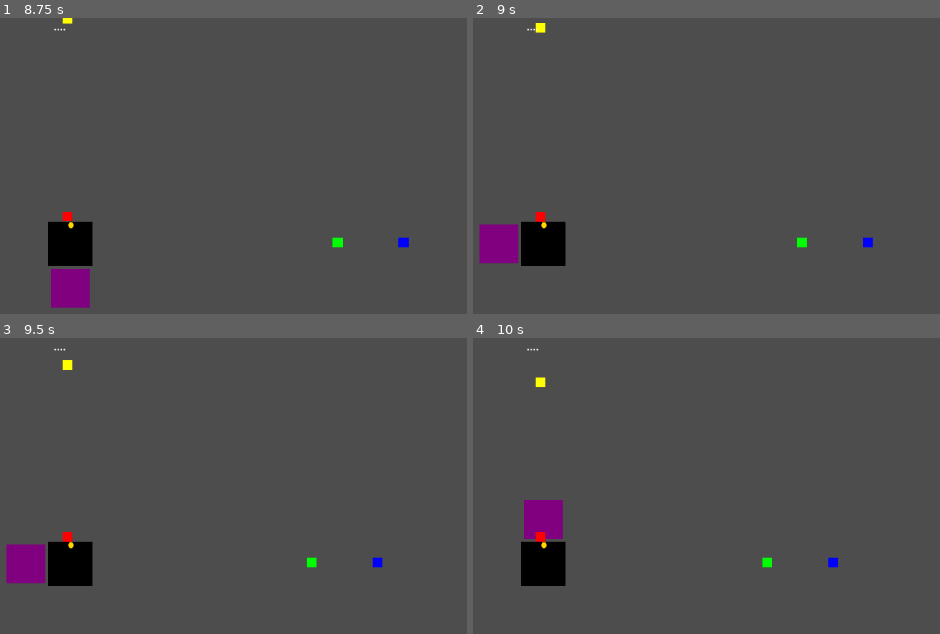
Above: before the commit, frames 1-4 (two rows, left to right).
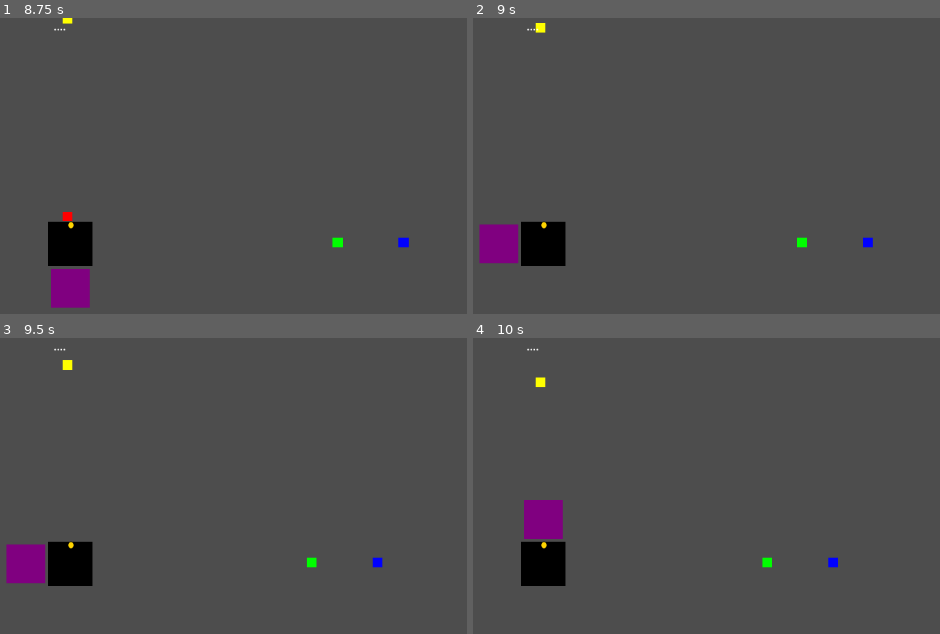
Above: after the commit, the same moments.

Repository: itsjoacor/Boss_Unq
Game: Godot game, scene res://Main.tscn
Two runs of this game, one before a commit and one after it. Both use one fixed random seed, a clock stepped at 60 frames per second and the inputs below.
Inputs:
- Up to frame 1 (8.75 s): tap Enter at 0.5, 2, 3.5 s; hold D (right) 0.53-1.28 s; tap B (attack_blue) at 0.6, 3.6, 6.6 s; tap Space at 1.25, 2.75, 4.25 s; hold S (down) 1.28-2.03 s; tap G (attack_green) at 1.35, 4.35, 7.35 s; hold D (right) 2.03-2.78 s; tap R (attack_red) at 2.1, 5.1, 8.1 s; hold W (up) 2.78-3.53 s; tap Y (attack_yellow) at 2.85, 5.85 s; hold A (left) 3.53-5.03 s; hold S (down) 5.03-5.78 s; hold D (right) 5.78-6.53 s; hold W (up) 6.53-7.28 s; hold D (right) 7.28-8.03 s; hold S (down) from 8.03 s (still down)
- Up to frame 2 (9 s): release S (down) at 8.78 s; hold A (left) from 8.78 s (still down); tap Y (attack_yellow) at 8.85 s
- Up to frame 3 (9.5 s): keep holding A (left)
- Up to frame 4 (10 s): release A (left) at 9.53 s; hold W (up) from 9.53 s (still down); tap B (attack_blue) at 9.6 s

Frame 1 is identical in both runs. In frame 2, less than 0.1% of the frame differs, in the area x 13-16%, y 65-69%; in frame 3, less than 0.1%; in frame 4, less than 0.1%.

Commit message:
Collide - queue_free()

Diff:
--- a/Enemy/Enemy.gd
+++ b/Enemy/Enemy.gd
@@ -38,24 +38,25 @@
 			position.y = get_viewport_rect().size.y / 2
 
 func _physics_process(delta):
-	var movement = Vector2.ZERO
-
+	var velocity = Vector2.ZERO
 	match move_direction:
 		DIRECTION.UP:
-			movement.y = -speed * delta
+			velocity.y = -1
+		DIRECTION.DOWN:
+			velocity.y = 1
+		DIRECTION.LEFT:
+			velocity.x = -1
 		DIRECTION.RIGHT:
-			movement.x = speed * delta
-		DIRECTION.DOWN:
-			movement.y = speed * delta
-		DIRECTION.LEFT:
-			movement.x = -speed * delta
+			velocity.x = 1
 
-	move_and_collide(movement)
+	velocity = velocity.normalized() * speed
+	var collision = move_and_collide(velocity * delta)
+
+	if collision:
+		var collider = collision.get_collider()
+		if collider.name == "Player":
+			queue_free()
+
 
 func _on_visibility_notifier_screen_exited():
 	queue_free()
-
-func _on_body_entered(body):
-	if body.name == "Player":
-		body.take_damage()
-		queue_free()
